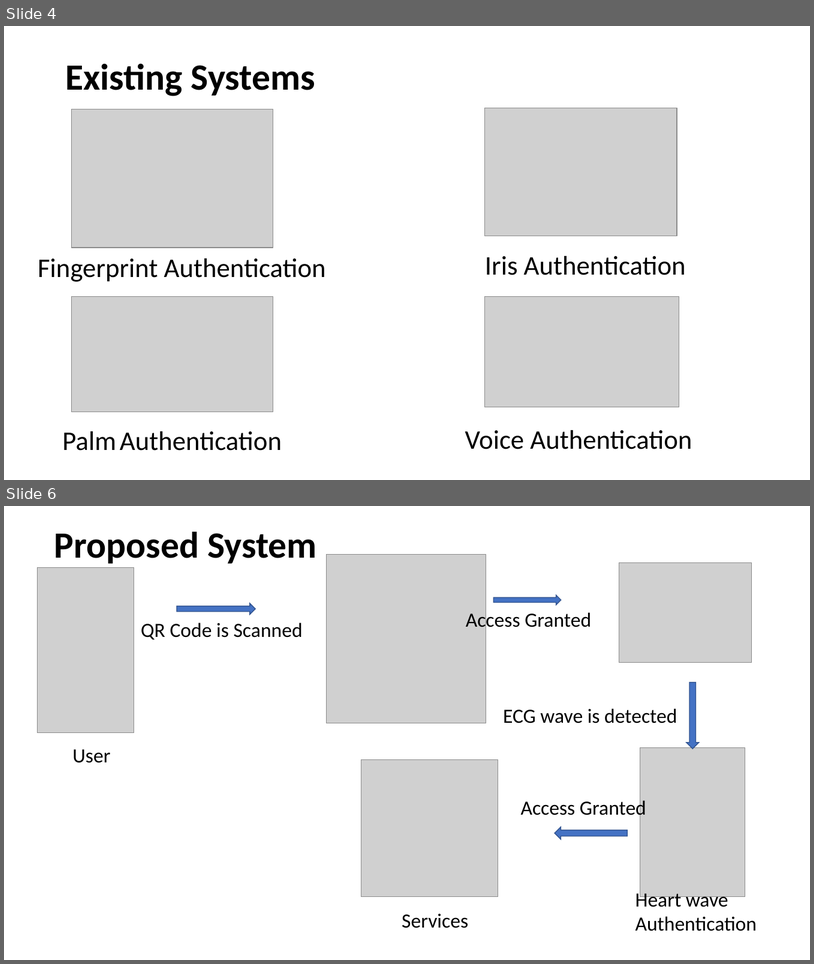
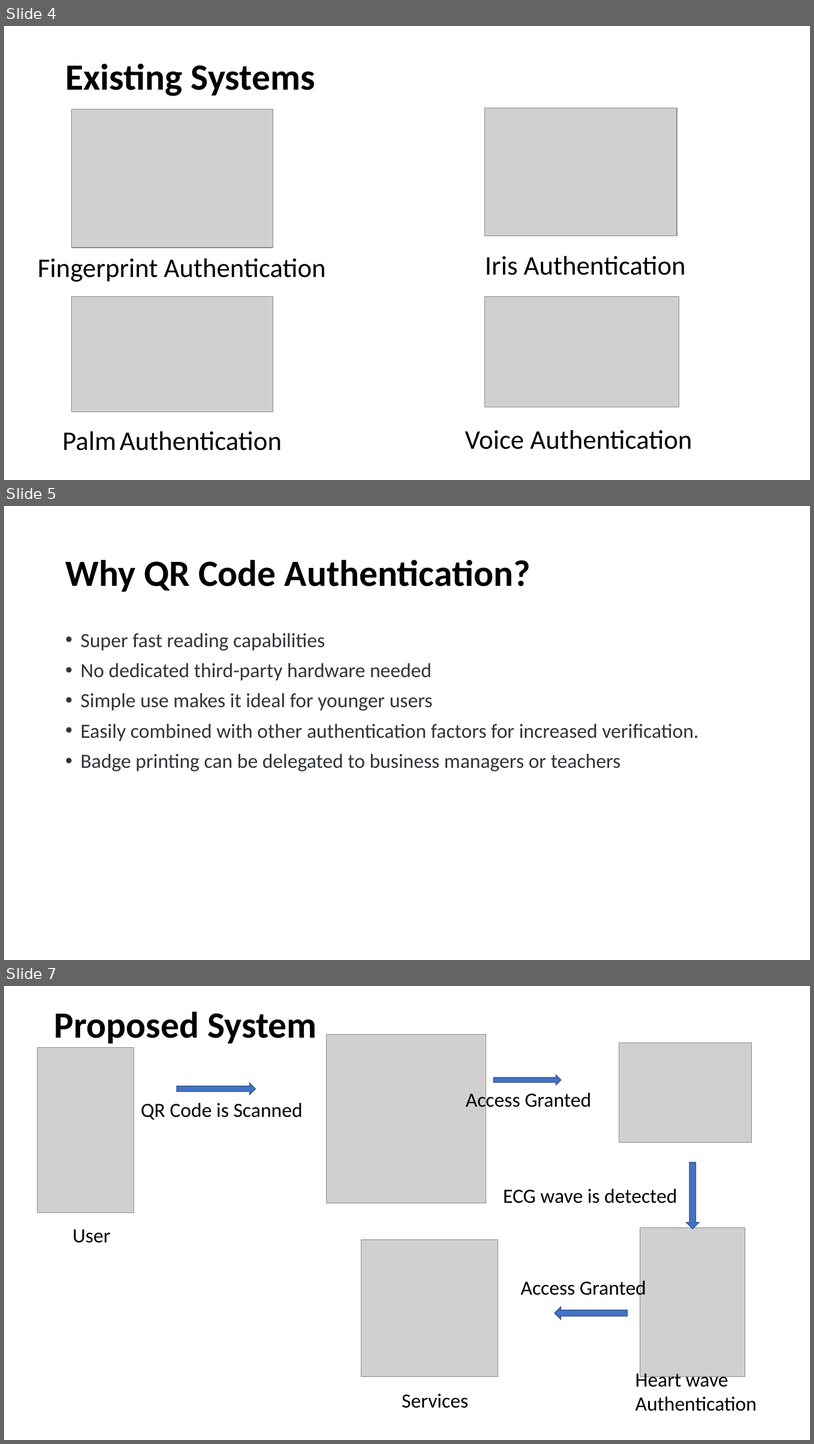
Before and after one commit to uma0441/TwoFactorAuthentication, a slide deck: Mid Term (1).pptx. Shown one above the other, each under a label of ours: slides 4 and 6 before the commit, slides 4, 5 and 7 after it; the slides between them are not shown. The pictures are 814x964 and 814x1444 pixels, drawn with LibreOffice and Linux fonts; fonts in the diff are those of the drawing; grey boxes stand for pictures. Boxes give left, top, right and bottom in pixels: in the first picture for what was removed or moved away, otherwise in the second. Text is boxed around its words. In the diff, an @@ line names an element or a change of style, - is before the commit and + after.

```diff
--- a/Mid Term (1).pptx
+++ b/Mid Term (1).pptx
@@ slide 5 added at bbox=[4, 506, 810, 960], background #FFFFFF @@
@@ title added at bbox=[65, 559, 531, 592], 44 pt, text #000000, bold @@
+Why QR Code Authentication?
@@ text added at bbox=[81, 633, 699, 771], 24 pt, text #2F3439 @@
+• Super fast reading capabilities
+• No dedicated third-party hardware needed
+• Simple use makes it ideal for younger users
+• Easily combined with other authentication factors for increased verification.
+• Badge printing can be delegated to business managers or teachers
@@ what was slide 6 is now slide 7 @@
```
Also in this commit, not shown: 7 slides changed, 2 other slides added, 1 slide removed.
